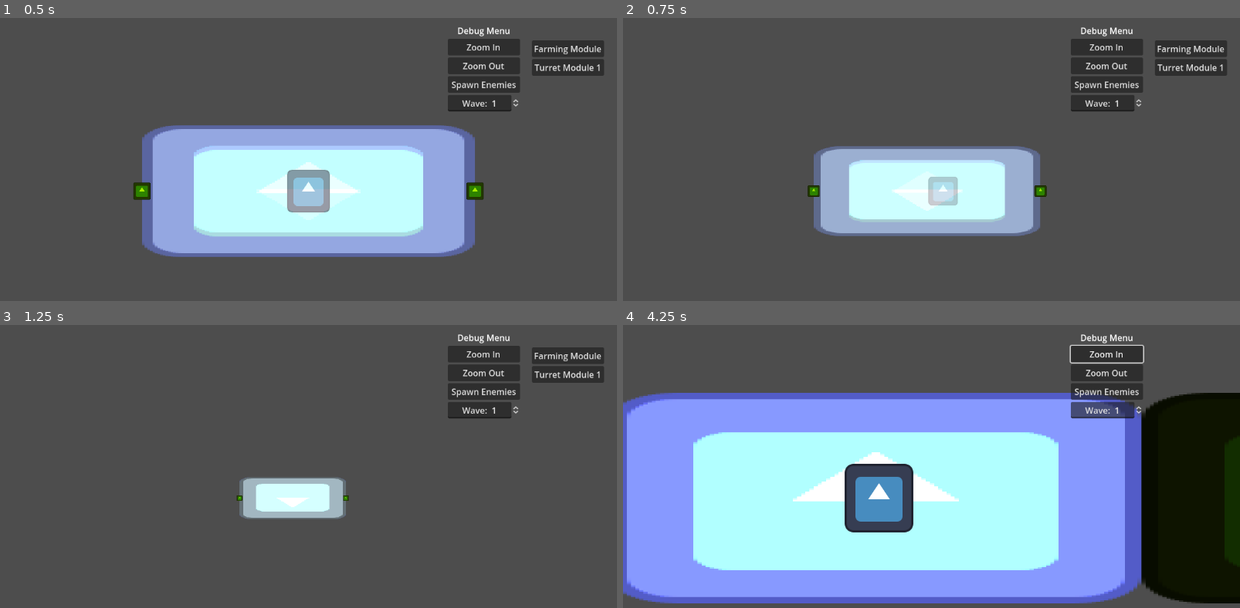
Above: before the commit, frames 1-4 (two rows, left to right).
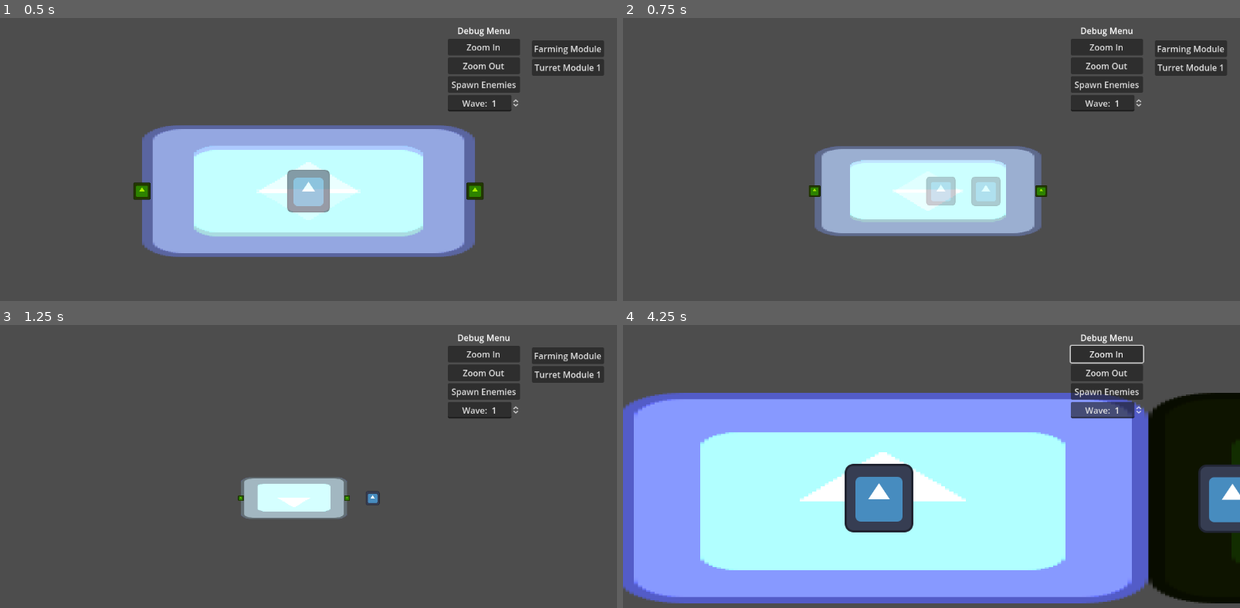
Above: after the commit, the same moments.

Repository: PROGAMER010403/SpaceFarmingGame
Game: Godot game, scene res://Scenes/rayyan_test_scene.tscn
Same seed, same stepped clock (60 frames per second), same inputs: the game is played once before the commit and once after it. Before the commit the project has no main scene; this scene is started directly in both runs. The engine's default icon, where the game draws it, is replaced by a stand-in: a white triangle on a blue panel in a dark square.
Inputs (mouse positions are in pixels of both pictures, inside the frame that each line leads up to):
- Up to frame 1 (0.5 s): no input
- Up to frame 2 (0.75 s): move the mouse to (771, 190) at 0.52 s; hold D (Key_Right) from 0.53 s (still down); tap Space (fire, bound only after the commit) at 0.6 s
- Up to frame 3 (1.25 s): keep holding D (Key_Right)
- Up to frame 4 (4.25 s): release D (Key_Right) at 1.25 s; click "Farming Module" at 1.25 s; click "Turret Module 1" at 2 s; click "Zoom In" at 2.75 s; move the mouse to (1030, 497) at 3.52 s; hold A (Key_Left) from 3.53 s (still down); click (1030, 497) at 3.6 s; tap Space (fire, bound only after the commit) at 3.8 s

Frame 1 is identical in both runs. In frame 2, 0.9% of the frame differs, in the area x 29-69%, y 45-77%; in frame 3, 0.2%; in frame 4, 6.3%, in the area x 0-100%, y 23-99%.

Commit message:
Android again

Diff:
--- /dev/null
+++ b/Prefabs/bullet.gd
@@ -0,0 +1,12 @@
+extends RigidBody2D
+
+func damage_value():
+	return(20)
+
+func bullet():
+	pass
+
+
+func _on_visible_on_screen_notifier_2d_screen_exited():
+	queue_free()
+	pass
--- a/Prefabs/bullet.tscn
+++ b/Prefabs/bullet.tscn
@@ -1,17 +1,23 @@
 [gd_scene load_steps=4 format=3 uid="uid://b4q7jy2mwahrs"]
 
-[ext_resource type="Script" path="res://Scripts/bullet.gd" id="1_r7o7c"]
+[ext_resource type="Script" path="res://Prefabs/bullet.gd" id="1_2duvb"]
 [ext_resource type="Texture2D" uid="uid://b0m8nw8kjo73x" path="res://Assets/Sprites/icon.svg" id="2_nlt3l"]
 
-[sub_resource type="RectangleShape2D" id="RectangleShape2D_058d0"]
-size = Vector2(123.5, 125)
+[sub_resource type="RectangleShape2D" id="RectangleShape2D_plxec"]
+size = Vector2(117, 117)
 
-[node name="bullet" type="CharacterBody2D"]
-script = ExtResource("1_r7o7c")
+[node name="RigidBody2D" type="RigidBody2D"]
+mass = 0.01
+gravity_scale = 0.0
+script = ExtResource("1_2duvb")
 
 [node name="Sprite2D" type="Sprite2D" parent="."]
 texture = ExtResource("2_nlt3l")
 
 [node name="CollisionShape2D" type="CollisionShape2D" parent="."]
-position = Vector2(0.25, -2.5)
-shape = SubResource("RectangleShape2D_058d0")
+position = Vector2(2.5, 0.5)
+shape = SubResource("RectangleShape2D_plxec")
+
+[node name="VisibleOnScreenNotifier2D" type="VisibleOnScreenNotifier2D" parent="."]
+
+[connection signal="screen_exited" from="VisibleOnScreenNotifier2D" to="." method="_on_visible_on_screen_notifier_2d_screen_exited"]
--- a/Prefabs/player.tscn
+++ b/Prefabs/player.tscn
@@ -19,3 +19,18 @@
 [node name="ZoomingCamera2D" parent="." instance=ExtResource("3_1nekc")]
 maxZoomLevel = 1.0
 minZoomLevel = 0.2
+
+[node name="healthbar" type="ProgressBar" parent="."]
+modulate = Color(0, 1, 0, 1)
+offset_left = -44.0
+offset_top = -99.0
+offset_right = 53.0
+offset_bottom = -72.0
+value = 100.0
+show_percentage = false
+
+[node name="Node2D" type="Node2D" parent="."]
+position = Vector2(-82, 6)
+
+[node name="Node2D2" type="Node2D" parent="."]
+position = Vector2(79, 1)
--- a/Scripts/Player.gd
+++ b/Scripts/Player.gd
@@ -1,10 +1,45 @@
 extends CharacterBody2D
 
 @export var playerSpeed = 350
+@export var bullet_speed = 1000
+var bullet_speed_2 = bullet_speed
+var bullet = preload("res://Prefabs/bullet.tscn")
+var can_fire = true
+var current_health : int
+var max_health = 100
+var fireRate = 1
+var turned = false
+var bullet_instance
 
+func _ready():
+	current_health = 100
 
 func _physics_process(delta):
 	move_and_slide()
+	_update_current_health()
+	fire()
+
+
+func fire():
+	if Input.is_action_just_pressed("fire") and can_fire:
+		bullet_instance = bullet.instantiate()
+		if turned:
+			bullet_instance.position = $Node2D.position
+			bullet_instance.apply_impulse(Vector2(-bullet_speed, 0), Vector2())
+			add_child(bullet_instance)
+			print("fire")
+			can_fire = false
+			await get_tree().create_timer(fireRate).timeout
+			can_fire = true
+		else:
+			bullet_instance.position = $Node2D2.position
+			bullet_instance.apply_impulse(Vector2(1000, 0), Vector2())
+			add_child(bullet_instance)
+			print("fire")
+			can_fire = false
+			await get_tree().create_timer(fireRate).timeout
+			can_fire = true
+
 
 
 func _input(event):
@@ -18,4 +53,18 @@
 	elif Input.is_action_pressed("Key_Left"):
 		inputDirection = Vector2 (-1, 0)
 
+
 	velocity = inputDirection * playerSpeed
+
+func _update_current_health():
+	var current_healthbar = $healthbar
+	current_healthbar.value = current_health
+	if current_health >= max_health:
+		current_healthbar.visible = false
+	else:
+		current_healthbar.visible = true
+
+
+
+func android_damage(dmg):
+	current_health -= dmg
--- a/Scripts/bullet.gd
+++ b/Scripts/bullet.gd
@@ -1,4 +1,4 @@
-extends CharacterBody2D
+extends Rigidbody2D
 
 
 func bullet():
@@ -6,8 +6,7 @@
 
 
 func _physics_process(delta):
-	velocity.x = 0
-	move_and_slide()
+	pass
 
 
 func damage_value():
--- a/Scripts/enemy.gd
+++ b/Scripts/enemy.gd
@@ -14,7 +14,7 @@
 var lasered = false
 var animation_finished = true
 var speed_s = speed
-
+var player : Object
 
 func _ready():
 	add_to_group("enemies")
@@ -93,6 +93,7 @@
 		var damageAmount = body.damage_value()
 		damage(damageAmount)
 		print("b")
+		body.queue_free()
 
 
 func _on_timer_timeout():
@@ -104,6 +105,8 @@
 		is_attacking = true
 		speed = 0
 		anim_player()
+		player = body
+
 
 
 func anim_player():
@@ -124,6 +127,7 @@
 func _on_animated_sprite_2d_animation_finished():
 	animation_finished = true
 	anim_player()
+	player.android_damage(damage_to_player)
 
 
 func _on_laser_timer_timeout():
--- a/project.godot
+++ b/project.godot
@@ -11,6 +11,7 @@
 [application]
 
 config/name="Space Farming Game"
+run/main_scene="res://Scenes/rayyan_test_scene.tscn"
 config/features=PackedStringArray("4.1", "GL Compatibility")
 config/icon="res://Assets/Sprites/icon.svg"
 
@@ -43,6 +44,11 @@
 , Object(InputEventMouseButton,"resource_local_to_scene":false,"resource_name":"","device":-1,"window_id":0,"alt_presse …(244 unchanged characters)…
 ]
 }
+fire={
+"deadzone": 0.5,
+"events": [Object(InputEventKey,"resource_local_to_scene":false,"resource_name":"","device":-1,"window_id":0,"alt_pressed":false,"shift_pressed":false,"ctrl_pressed":false,"meta_pressed":false,"pressed":false,"keycode":0,"physical_keycode":32,"key_label":0,"unicode":32,"echo":false,"script":null)
+]
+}
 
 [rendering]
 
Not shown, changed: Scripts/empty.txt
